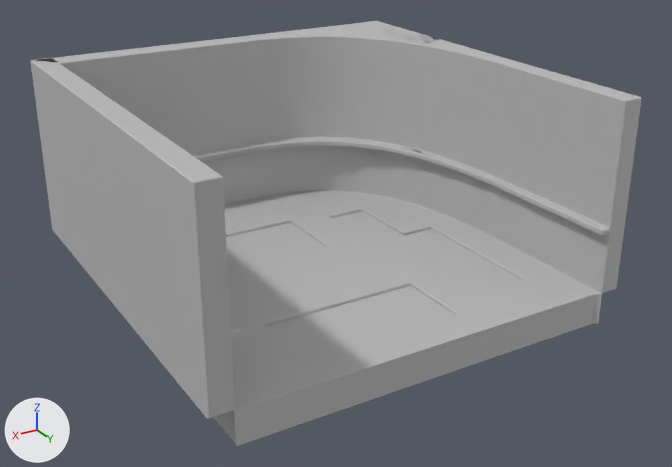
The FBX model Assets/Artist Assets/Models/Environment/AJ_environmentModels/RoomWalls_Floors/Room10_Wall&Floors.fbx: old version first, new version second.
One viewpoint serves both versions: a camera (50 mm lens) standing at (22.1, 38.3, 20.0) and looking at (-0.3, 1.0, 1.4). Lighting does not change. The marker at lower left points along +X, +Y and +Z. Where no turn or scale is listed for an object, it has been applied to the vertices.

In view in the first picture: 'Room10_Floor3', 'SlimeLiquid', 'Wall1', 'Wall2'.
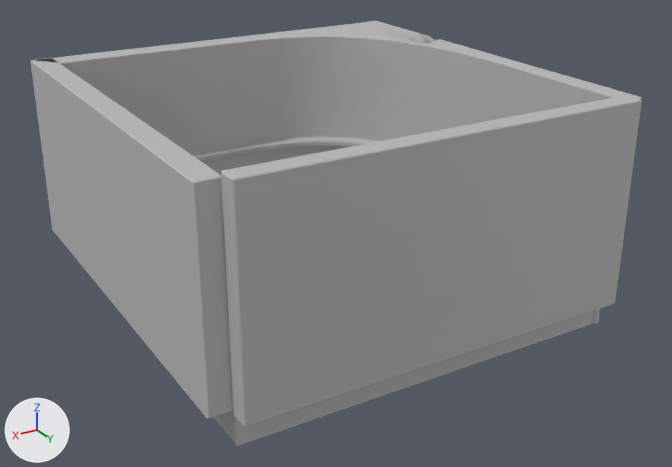
What differs and where, as boxes (x1, y1, x2, y2) in the pictures (672 x 467 px):
'Room10_FrontWall', added
    after: (221, 95, 642, 426)
'Room10_Floor3', unchanged, covered by the edit
    before: (214, 190, 602, 446)
    after: (214, 309, 600, 446)
'SlimeLiquid', unchanged, covered by the edit
    before: (226, 211, 521, 361)

The edits, one by one:
Mesh me_mesh_004 is new.
It has 24 vertices, 26 faces and spans x -9.8..9.8, y 2.0..3.0, z -5.4..4.6.
It uses material mat_lambert1 (grey #bcbcbc).
Object 'Room10_FrontWall' (ob_room10_frontwall) is new; it shows me_mesh_004.
Its location is (0.0, 8.15, 4.66).
